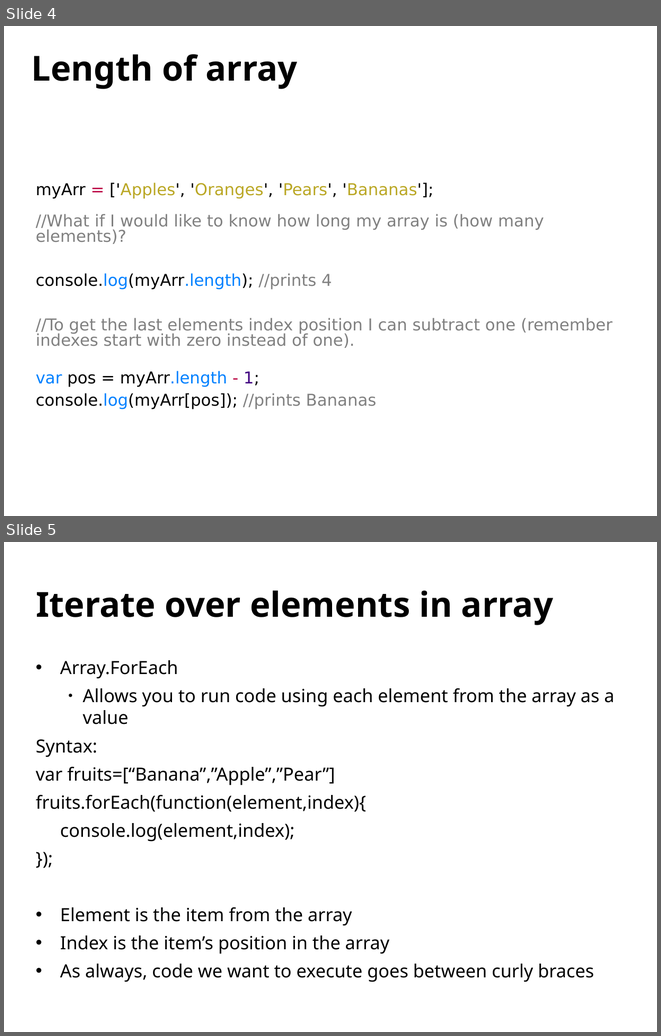
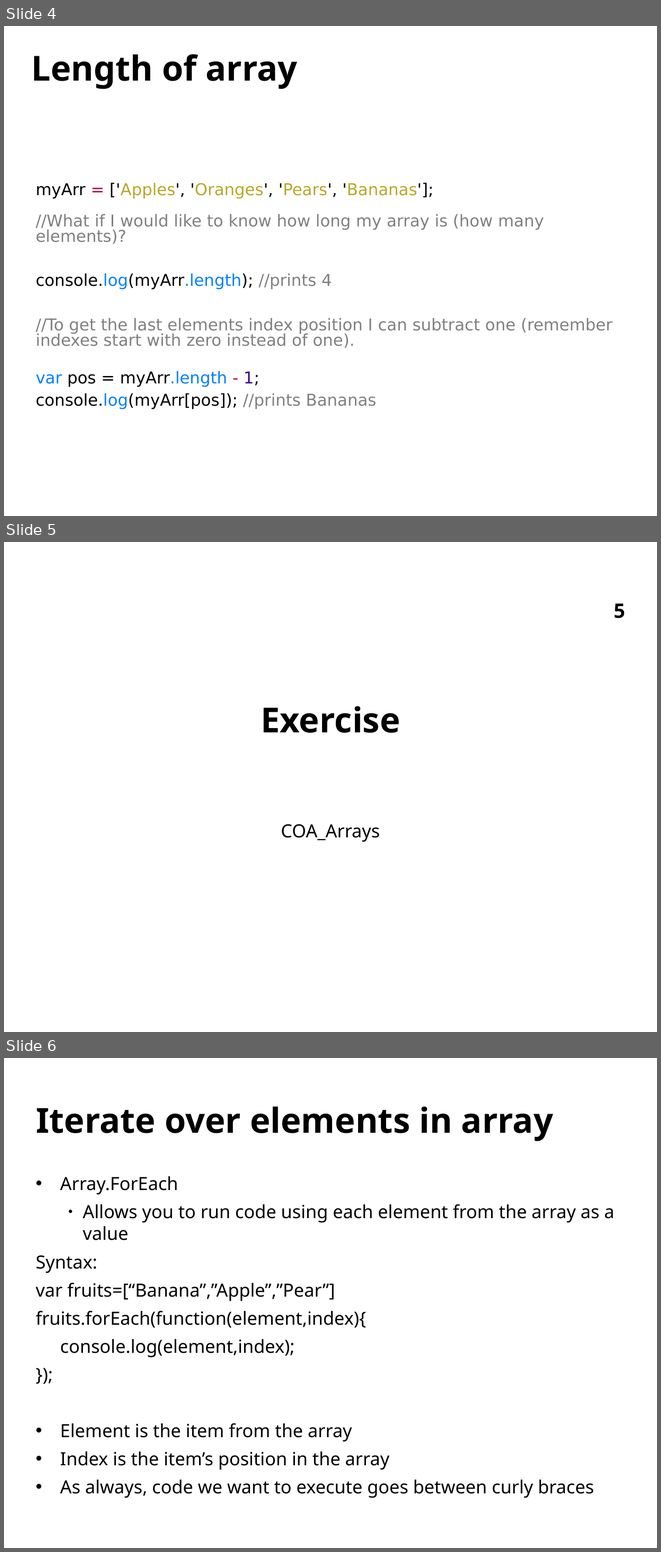
Before and after one commit to HaloZero/FEWD_Curriculum_24, a slide deck: Week_05_DRY/09_Lab_Session/arrays/slides/arrays.pptx. Shown one above the other, each under a label of ours: slides 4 and 5 before the commit, slides 4, 5 and 6 after it. The pictures are 661x1036 and 661x1552 pixels, drawn with LibreOffice and Linux fonts; fonts in the diff are those of the drawing. Boxes give left, top, right and bottom in pixels: in the first picture for what was removed or moved away, otherwise in the second. Text is boxed around its words. In the diff, an @@ line names an element or a change of style, - is before the commit and + after.

```diff
--- a/Week_05_DRY/09_Lab_Session/arrays/slides/arrays.pptx
+++ b/Week_05_DRY/09_Lab_Session/arrays/slides/arrays.pptx
@@ slide 5 added at [4,542,657,1032], background #FFFFFF @@
@@ page number added at [614,603,625,618], 22 pt, text #000000, bold @@
+5
@@ title added at [261,706,400,733], 38 pt, text #000000, bold @@
+Exercise
@@ subtitle added at [281,824,380,842], 20 pt, text #000000 @@
+COA_Arrays
@@ what was slide 5 is now slide 6 @@
```
Also in this commit, not shown: 1 slide changed, 1 other slide added, 1 other file.
